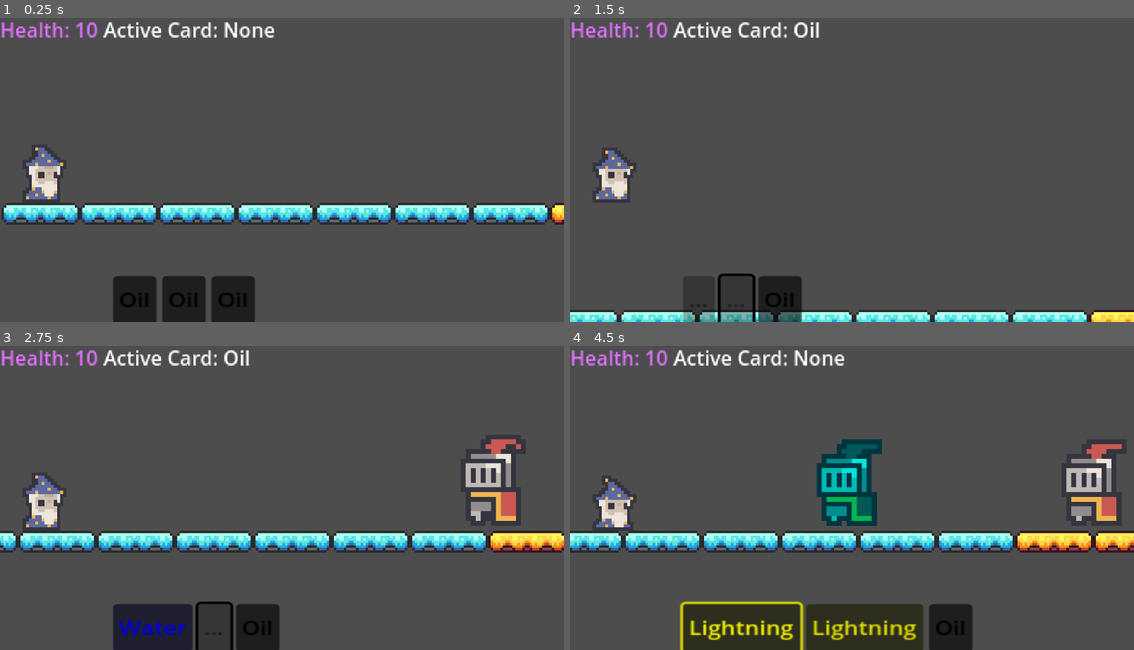
Above: before the commit, frames 1-4 (two rows, left to right).
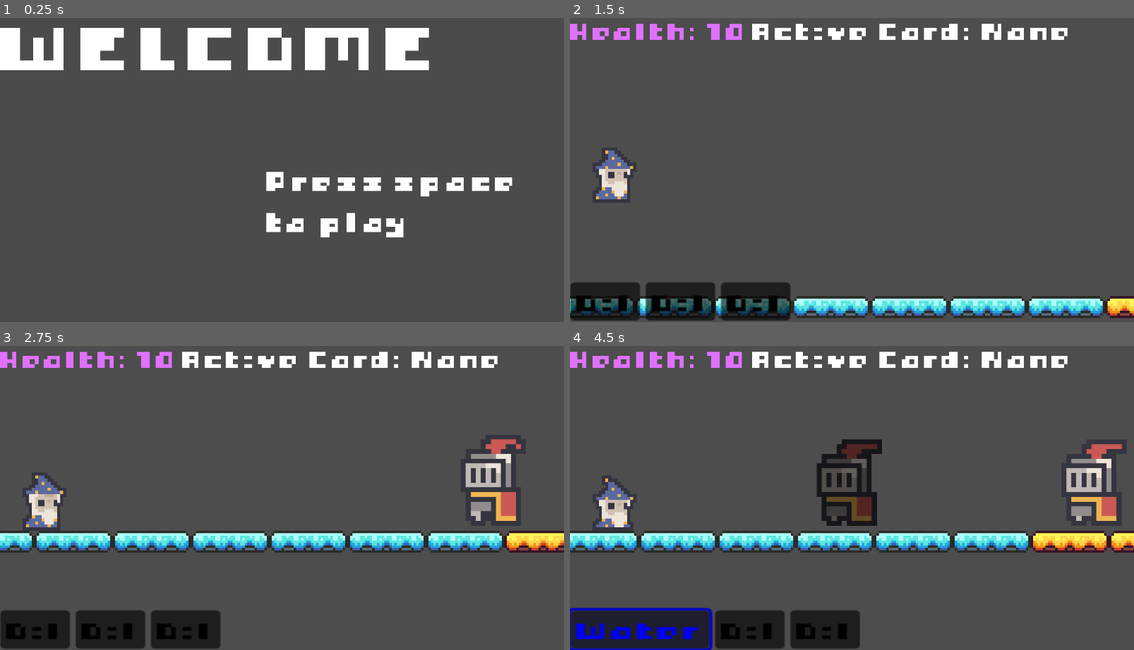
Above: after the commit, the same moments.

Repository: conniepocky/tower-defence-auto-scroller
Game: Godot game, scene res://main.tscn
The game is run twice, just before and just after one commit, with the same random seed, the same clock (stepped at 60 frames per second) and the same inputs.
Inputs (mouse positions are in pixels of both pictures, inside the frame that each line leads up to):
- Up to frame 1 (0.25 s): no input
- Up to frame 2 (1.5 s): click (705, 300) at 0.5 s, where only the run before the commit has a clickable "Oil"; tap Space at 1.25 s; move the mouse to (976, 148) at 1.27 s; hold Right from 1.28 s (still down); tap Enter (ui_accept) at 1.35 s; click (976, 148) at 1.42 s
- Up to frame 3 (2.75 s): tap Enter (ui_accept) at 1.52, 1.82 s; release Right at 2 s; drag from (169, 507) to (253, 555) at 2.02 s
- Up to frame 4 (4.5 s): click "Water" (after the commit: "Oil") at 2.75 s; move the mouse to (964, 455) at 3.52 s; hold Left 3.53-4.25 s; tap Shift at 3.6 s; click (964, 455) at 3.67 s; tap Enter (ui_accept) at 3.8 s; drag from (1122, 455) to (682, 443) at 4.27 s

The runs differ from the first frame. In frame 1, 19% of the frame differs, in the area x 0-100%, y 1-100%; in frame 2, 12%; in frame 3, 11%; in frame 4, 17%.

Commit message:
start screen and game over screen

Diff:
--- a/character_body_2d.gd
+++ b/character_body_2d.gd
@@ -34,6 +34,8 @@
 	var stats = GameManager.card_database[type]
 	var final_damage = stats["damage"]
 
+	get_node("../EnemyHurtSFX").play()
+
 	if "combo_trigger" in stats:
 		if current_status == stats["combo_trigger"]:
 			final_damage = stats["combo_damage"]
--- a/enemy.tscn
+++ b/enemy.tscn
@@ -1,7 +1,8 @@
-[gd_scene load_steps=10 format=3 uid="uid://bbjd4rmnati4b"]
+[gd_scene load_steps=11 format=3 uid="uid://bbjd4rmnati4b"]
 
 [ext_resource type="Script" uid="uid://vao7llbrkhre" path="res://character_body_2d.gd" id="1_4gyqm"]
 [ext_resource type="Texture2D" uid="uid://chsfwve43idcy" path="res://lancelot_.png" id="2_4gyqm"]
+[ext_resource type="AudioStream" uid="uid://dhfv6w3wjcexe" path="res://sound/01_Hurt_v1.wav" id="3_qi2p4"]
 
 [sub_resource type="RectangleShape2D" id="RectangleShape2D_qi2p4"]
 size = Vector2(43, 45)
@@ -67,5 +68,9 @@
 sprite_frames = SubResource("SpriteFrames_wujgv")
 autoplay = "default"
 
+[node name="EnemyHurtSFX" type="AudioStreamPlayer2D" parent="."]
+unique_name_in_owner = true
+stream = ExtResource("3_qi2p4")
+
 [connection signal="body_entered" from="CharacterBody2D/Area2D" to="CharacterBody2D" method="_on_area_2d_body_entered"]
 [connection signal="input_event" from="CharacterBody2D/Area2D" to="CharacterBody2D" method="_on_area_2d_input_event"]
--- a/main.tscn
+++ b/main.tscn
@@ -1,10 +1,12 @@
-[gd_scene load_steps=15 format=4 uid="uid://cje4siaycxq73"]
+[gd_scene load_steps=17 format=4 uid="uid://cje4siaycxq73"]
 
 [ext_resource type="Texture2D" uid="uid://ceac6m1iurrfk" path="res://platforms.png" id="1_lquwl"]
 [ext_resource type="Script" uid="uid://37it3n683gea" path="res://player.gd" id="2_h2yge"]
 [ext_resource type="Texture2D" uid="uid://c23nmjy3rd7cu" path="res://merlin_.png" id="4_lquwl"]
 [ext_resource type="Script" uid="uid://cgh8g6xko4f57" path="res://spawner.gd" id="5_lquwl"]
+[ext_resource type="FontFile" uid="uid://dpglrsp33l377" path="res://bitbybit_ [Font].ttf" id="6_5vw27"]
 [ext_resource type="Script" uid="uid://cs1h7waeesylw" path="res://card_manager.gd" id="6_7mycd"]
+[ext_resource type="AudioStream" uid="uid://dduwqm5p2sid3" path="res://sound/01_Power down_v1.wav" id="6_272bh"]
 
 [sub_resource type="TileSetAtlasSource" id="TileSetAtlasSource_7mycd"]
 texture = ExtResource("1_lquwl")
@@ -94,6 +96,7 @@
 tile_set = SubResource("TileSet_h2yge")
 
 [node name="Player" type="CharacterBody2D" parent="." groups=["player"]]
+process_mode = 3
 script = ExtResource("2_h2yge")
 
 [node name="CollisionShape2D" type="CollisionShape2D" parent="Player"]
@@ -121,23 +124,32 @@
 [node name="CanvasLayer" type="CanvasLayer" parent="."]
 
 [node name="HBoxContainer" type="HBoxContainer" parent="CanvasLayer"]
-offset_left = 231.0
-offset_top = 554.0
-offset_right = 313.0
-offset_bottom = 594.0
+anchors_preset = 12
+anchor_top = 1.0
+anchor_right = 1.0
+anchor_bottom = 1.0
+offset_left = 1.0
+offset_top = -81.0
+offset_right = 1.0
+offset_bottom = -49.0
+grow_horizontal = 2
+grow_vertical = 0
 scale = Vector2(2.9554567, 2.4406908)
 script = ExtResource("6_7mycd")
 
 [node name="Button" type="Button" parent="CanvasLayer/HBoxContainer"]
 layout_mode = 2
+theme_override_fonts/font = ExtResource("6_5vw27")
 text = "Card 1"
 
 [node name="Button3" type="Button" parent="CanvasLayer/HBoxContainer"]
 layout_mode = 2
+theme_override_fonts/font = ExtResource("6_5vw27")
 text = "Card 1"
 
 [node name="Button2" type="Button" parent="CanvasLayer/HBoxContainer"]
 layout_mode = 2
+theme_override_fonts/font = ExtResource("6_5vw27")
 text = "Card 1"
 
 [node name="HBoxContainer2" type="HBoxContainer" parent="CanvasLayer"]
@@ -151,9 +163,93 @@
 modulate = Color(0.8771302, 0.44232845, 0.9942425, 1)
 texture_filter = 1
 layout_mode = 2
+theme_override_fonts/font = ExtResource("6_5vw27")
 text = "Health: 10"
 
 [node name="ActiveCardLabel" type="Label" parent="CanvasLayer/HBoxContainer2" groups=["card_label"]]
 unique_name_in_owner = true
 layout_mode = 2
+theme_override_fonts/font = ExtResource("6_5vw27")
 text = "Active Card: None"
+
+[node name="PlayerHurtSFX" type="AudioStreamPlayer2D" parent="."]
+stream = ExtResource("6_272bh")
+
+[node name="StartLayer" type="CanvasLayer" parent="."]
+
+[node name="StartScreen" type="ColorRect" parent="StartLayer"]
+anchors_preset = 15
+anchor_right = 1.0
+anchor_bottom = 1.0
+grow_horizontal = 2
+grow_vertical = 2
+scale = Vector2(1.0230381, 1.040947)
+color = Color(0.29402778, 0.29402778, 0.29402775, 1)
+
+[node name="Label" type="Label" parent="StartLayer/StartScreen"]
+texture_filter = 1
+layout_mode = 1
+anchors_preset = 10
+anchor_right = 1.0
+offset_bottom = 24.0
+grow_horizontal = 2
+scale = Vector2(6.6872425, 6.366303)
+theme_override_fonts/font = ExtResource("6_5vw27")
+text = "WELCOME"
+
+[node name="Label2" type="Label" parent="StartLayer/StartScreen"]
+texture_filter = 1
+layout_mode = 1
+anchors_preset = 8
+anchor_left = 0.5
+anchor_top = 0.5
+anchor_right = 0.5
+anchor_bottom = 0.5
+offset_left = -44.5
+offset_top = -13.5
+offset_right = 44.5
+offset_bottom = 13.5
+grow_horizontal = 2
+grow_vertical = 2
+scale = Vector2(5.701163, 5.388457)
+theme_override_fonts/font = ExtResource("6_5vw27")
+theme_override_font_sizes/font_size = 8
+text = "Press space
+to play"
+
+[node name="GameOverLayer" type="CanvasLayer" parent="."]
+process_mode = 2
+
+[node name="GameOverScreen" type="ColorRect" parent="GameOverLayer"]
+anchors_preset = 15
+anchor_right = 1.0
+anchor_bottom = 1.0
+grow_horizontal = 2
+grow_vertical = 2
+scale = Vector2(29.007545, 16.950323)
+color = Color(0.2524562, 0.25946972, 0.25946972, 1)
+
+[node name="Button" type="Button" parent="GameOverLayer/GameOverScreen"]
+modulate = Color(0.22745098, 0.7882353, 0.99607843, 1)
+texture_filter = 1
+layout_mode = 0
+offset_left = 5.4123855
+offset_top = 23.775358
+offset_right = 151.41238
+offset_bottom = 55.77536
+scale = Vector2(0.19738986, 0.31375614)
+theme_override_fonts/font = ExtResource("6_5vw27")
+text = "Try Again"
+
+[node name="Label" type="Label" parent="GameOverLayer/GameOverScreen"]
+texture_filter = 1
+layout_mode = 0
+offset_left = 0.51710683
+offset_top = 2.241845
+offset_right = 154.5171
+offset_bottom = 26.241844
+scale = Vector2(0.25264803, 0.58789045)
+theme_override_fonts/font = ExtResource("6_5vw27")
+text = "GAME OVER"
+
+[connection signal="pressed" from="GameOverLayer/GameOverScreen/Button" to="Player" method="_on_button_pressed"]
--- a/player.gd
+++ b/player.gd
@@ -10,21 +10,20 @@
 func take_damage(amount):
 	health -= amount
 	update_health_ui()
-	print("Ouch! Health is now: ", health)
+
+	get_node("../PlayerHurtSFX").play()
 
 	if health <= 0:
 		die()
 
 func die():
-	print("Game Over!")
-	get_tree().reload_current_scene()
+	Input.set_mouse_mode(Input.MOUSE_MODE_VISIBLE)
+
+	game_over_screen.visible = true
+	get_tree().paused = true
 
 func update_health_ui():
 	%HealthLabel.text = "Health: " + str(health)
-
-func _process(delta: float):
-	velocity.x += SPEED * delta
-	move_and_slide()
 
 func throw_staff():
 	print("throwing staff")
@@ -46,3 +45,36 @@
 	velocity.x = SPEED
 
 	move_and_slide()
+
+# code for game over and start screen + initial setup
+
+@onready var game_over_screen = $"../GameOverLayer/GameOverScreen"
+@onready var start_screen = $"../StartLayer/StartScreen"
+
+func _ready():
+	game_over_screen.visible = false
+	start_screen.visible = true
+
+	get_tree().paused = true
+
+func start_game():
+	start_screen.visible = false
+	get_tree().paused = false
+
+# try again button on game over screen
+
+func _on_button_pressed():
+	get_tree().paused = false
+	get_tree().reload_current_scene()
+
+# autoscrolling and start screen setup
+
+func _process(delta):
+	if start_screen.visible:
+		if Input.is_action_just_pressed("ui_accept"): # spacebar
+			start_screen.visible = false
+			get_tree().paused = false
+
+	if not get_tree().paused:
+		velocity.x += SPEED * delta
+		move_and_slide()
Binary file added: bitbybit_ [Font].ttf
Not shown, added: bitbybit_ [Font].ttf.import
Not shown, added: sound/01_Hurt_v1.wav.import
Not shown, added: sound/01_Power down_v1.wav.import
Not shown, added: sound/01_Hurt_v1.wav
Not shown, added: sound/01_Power down_v1.wav
